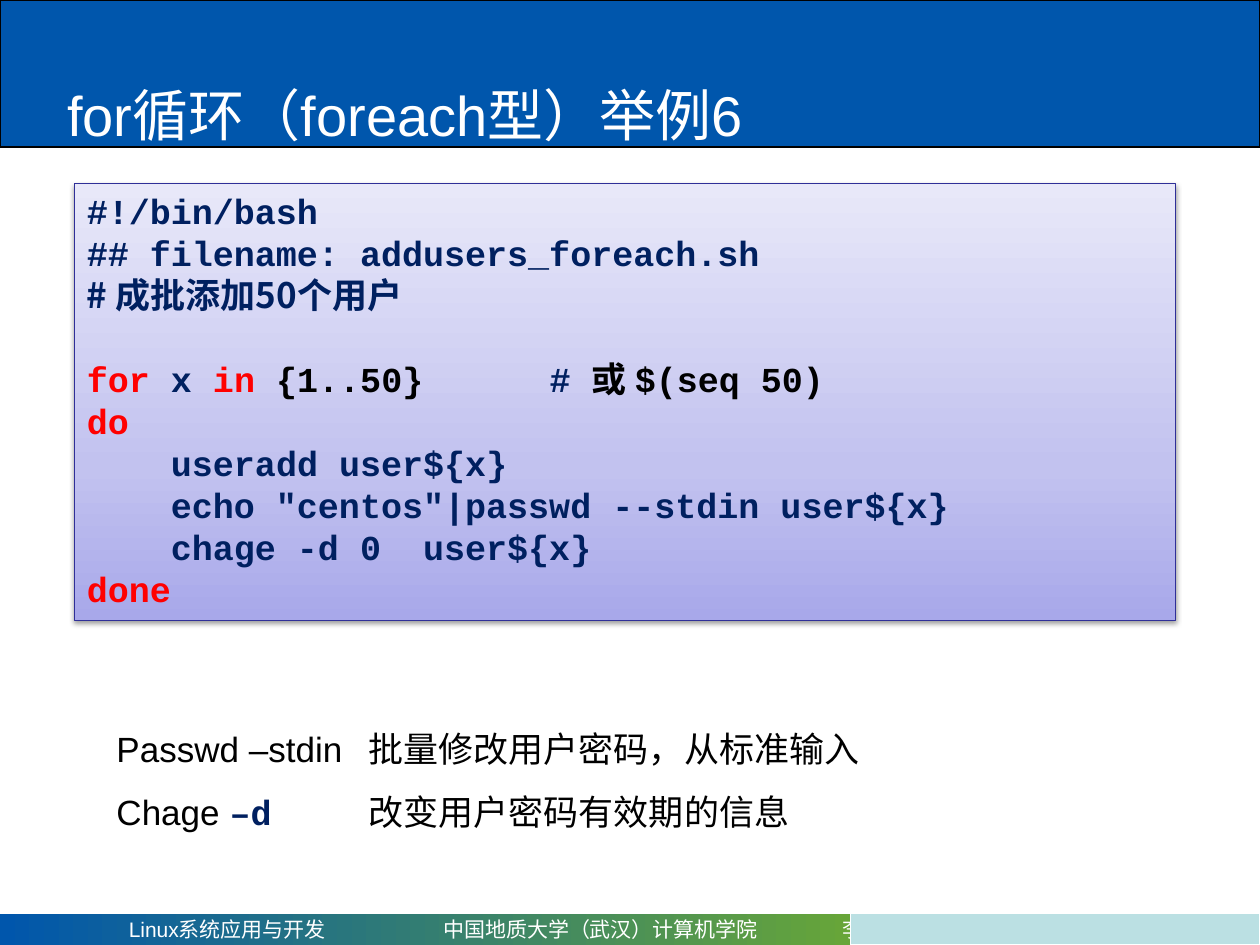
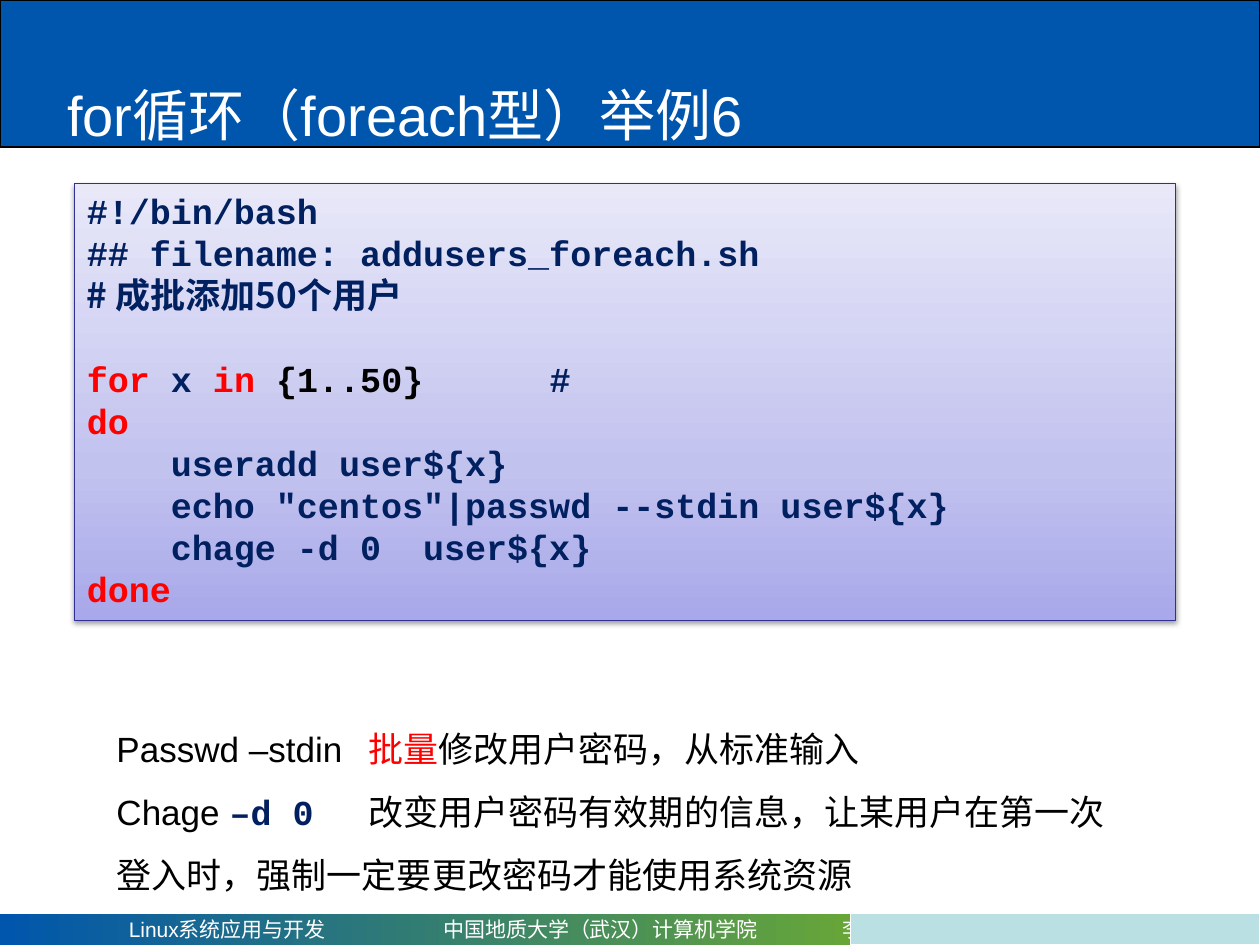
Before and after one commit to mxy493/CUGCS, a slide deck: slide 96 of 3-1大三上/Linux系统应用与开发（康晓军）/课件/第四章 shell编程.pptx (slide 86 before the commit). Drawn at 1260x945 pixels with LibreOffice and Linux fonts; fonts in the diff are those of the drawing. Boxes give left, top, right and bottom in pixels: in the first picture for what was removed or moved away, otherwise in the second. Text is boxed around its words. In the diff, an @@ line names an element or a change of style, - is before the commit and + after.

```diff
--- a/3-1大三上/Linux系统应用与开发（康晓军）/课件/第四章 shell编程.pptx
+++ b/3-1大三上/Linux系统应用与开发（康晓军）/课件/第四章 shell编程.pptx
@@ text in rectangle at (x1=87, y1=368, x2=423, y2=400): text changed @@
-for x in {1..50} # 或 $(seq 50)
+for x in {1..50} #
@@ text at (x1=116, y1=732, x2=859, y2=766): text colour #000000 to #FF0000 in "批量修改用户密码，从标准输入" @@
@@ text at (x1=116, y1=795, x2=1104, y2=892): text changed @@
-Chage –d 改变用户密码有效期的信息
+Chage –d 0 改变用户密码有效期的信息，让某用户在第一次登入时，强制一定要更改密码才能使用系统资源
```
Also in this commit, not shown: 16 other slides changed, 22 slides added, 1 slide removed, 3 other files.
